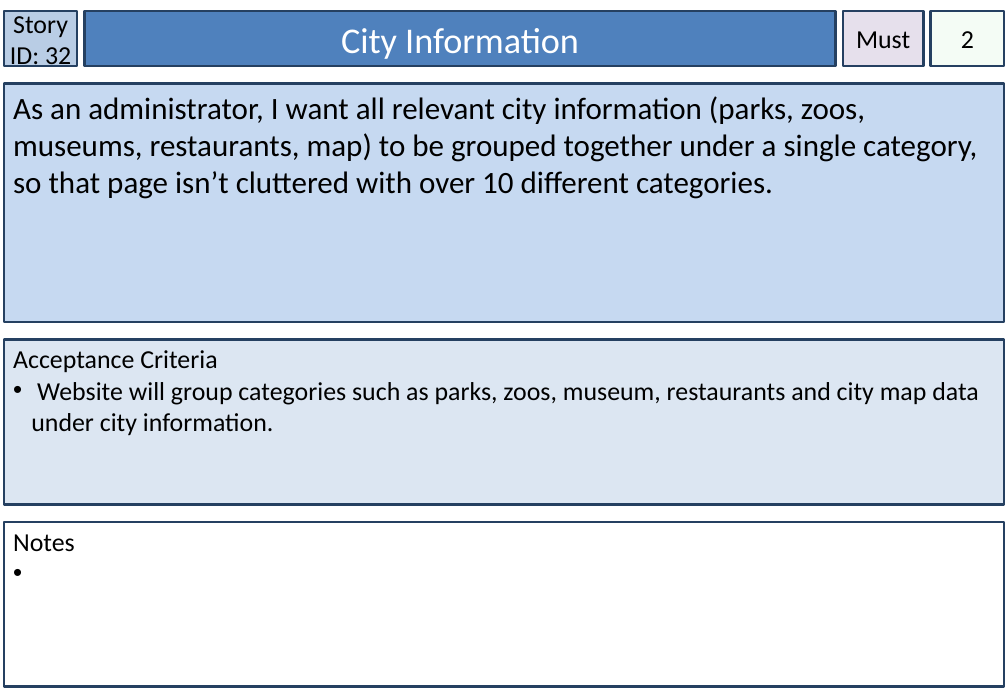
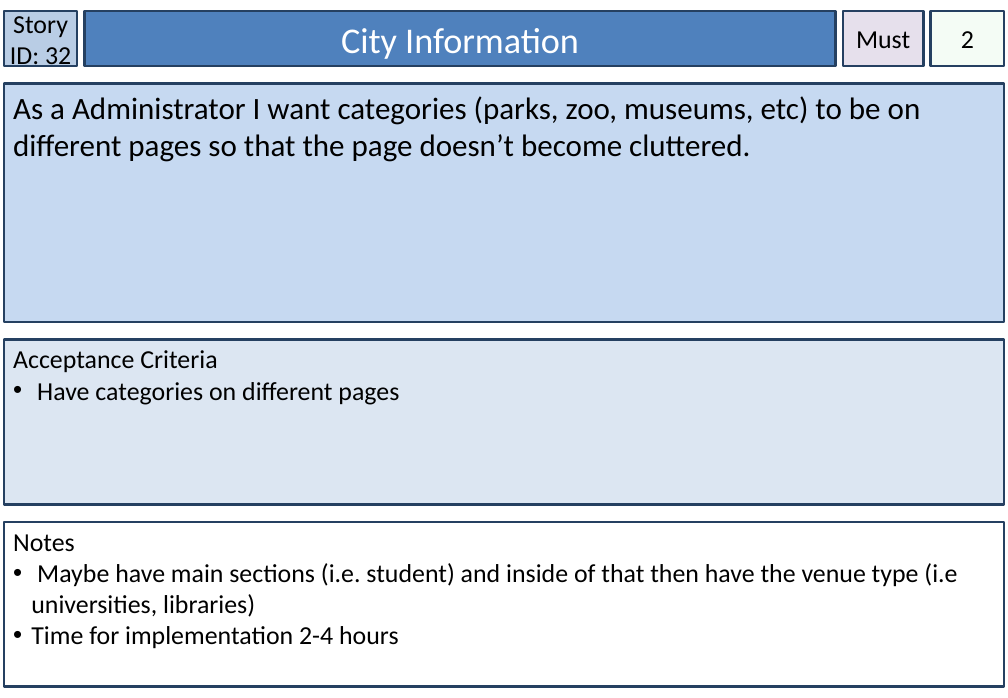
Before and after one commit to amckellar28/I-am-the-Scrub-Master, a slide deck: slide 33 of User Stories.pptx. Drawn at 1008x698 pixels with LibreOffice and Linux fonts; fonts in the diff are those of the drawing. Boxes give left, top, right and bottom in pixels: in the first picture for what was removed or moved away, otherwise in the second. Text is boxed around its words. In the diff, an @@ line names an element or a change of style, - is before the commit and + after.

```diff
--- a/User Stories.pptx
+++ b/User Stories.pptx
@@ text in rectangle at box(13, 96, 921, 162): text changed @@
-As an administrator, I want all relevant city information (parks, zoos, museums, restaurants, map) to be grouped together under a single category, so that page isn’t cluttered with over 10 different categories.
+As a Administrator I want categories (parks, zoo, museums, etc) to be on different pages so that the page doesn’t become cluttered.
@@ text in rectangle at box(37, 382, 399, 405): text changed @@
-• Website will group categories such as parks, zoos, museum, restaurants and city map data under city information.
+• Have categories on different pages
@@ text in rectangle at box(31, 563, 957, 649): paragraphs added @@
+• Maybe have main sections (i.e. student) and inside of that then have the venue type (i.e universities, libraries)
+• Time for implementation 2-4 hours
```
Also in this commit, not shown: 30 other slides changed, 3 slides added.
